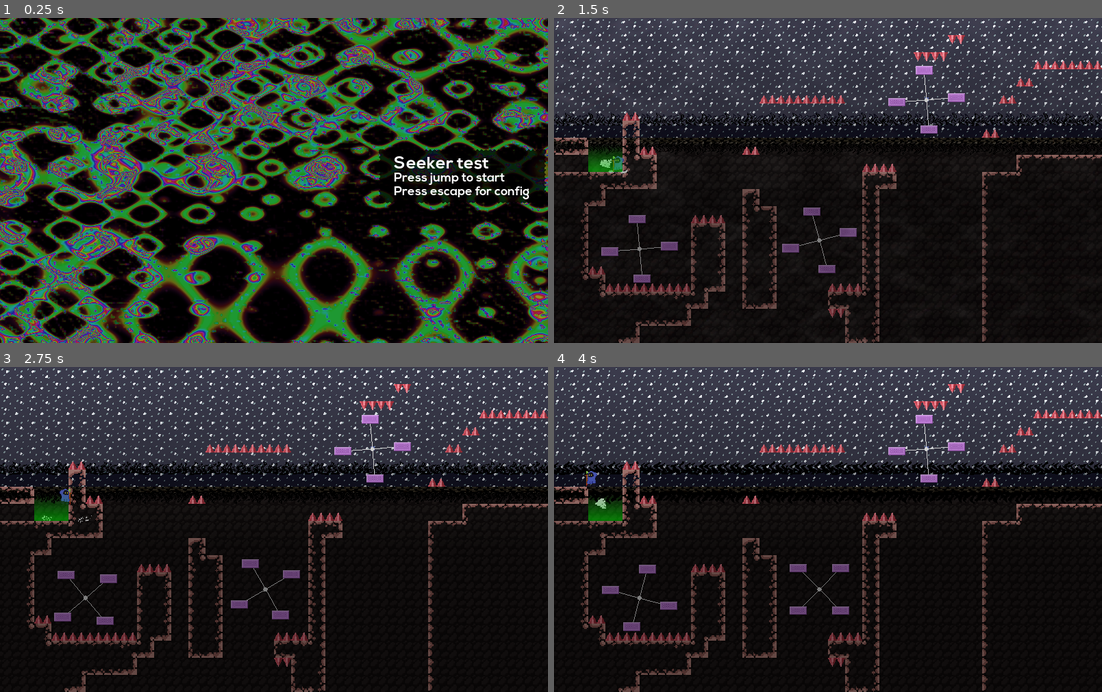
Above: before the commit, frames 1-4 (two rows, left to right).
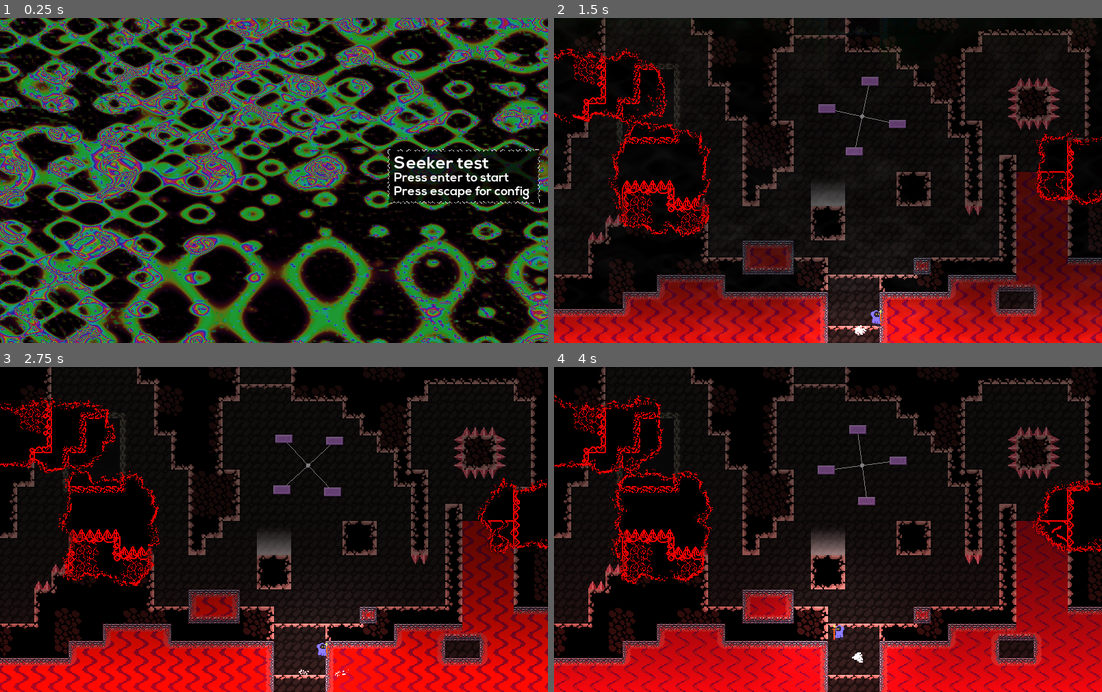
Above: after the commit, the same moments.

Repository: Synthasmagoria/Project-Seeker
Game: Godot game, scene res://ui/menu/menu.tscn
The game is run twice, just before and just after one commit, with the same random seed, the same clock (stepped at 60 frames per second) and the same inputs. Sound files missing from this copy of the repository are replaced by a short silence.
Inputs (mouse positions are in pixels of both pictures, inside the frame that each line leads up to):
- Up to frame 1 (0.25 s): no input
- Up to frame 2 (1.5 s): tap Enter (ui_accept) at 0.5 s; move the mouse to (948, 164) at 0.52 s; hold Right (right) 0.53-1.28 s; tap Shift (jump) at 0.6, 0.77, 1.07 s; click (948, 164) at 0.67 s; move the mouse to (718, 196) at 1.27 s; hold Down (down) from 1.28 s (still down); tap Z (attack) at 1.35 s
- Up to frame 3 (2.75 s): tap Shift (jump) at 1.52, 1.55, 1.82, 2.3 s; move the mouse to (328, 458) at 2.02 s; release Down (down) at 2.03 s; hold Right (right) from 2.03 s (still down); hold Ctrl (control) from 2.03 s (still down)
- Up to frame 4 (4 s): move the mouse to (800, 594) at 2.77 s; release Right (right) at 2.78 s; release Ctrl (control) at 2.78 s; hold Up (up) 2.78-3.53 s; click (800, 594) at 2.85 s; tap Shift (jump) at 3.02, 3.05, 3.32, 3.6, 3.77 s; move the mouse to (992, 578) at 3.52 s; hold Left (left) from 3.53 s (still down)

The runs differ from the first frame. In frame 1, 0.6% of the frame differs, in the area x 69-100%, y 40-58%; in frame 2, 62%; in frame 3, 63%; in frame 4, 64%, in the area x 0-100%, y 0-100%.

Commit message:
Added instruction to config menu

Diff:
--- a/project/levels/underground 2/part_3_start.tscn
+++ b/project/levels/underground 2/part_3_start.tscn
@@ -164,14 +164,17 @@
 shape = SubResource( 5 )
 
 [node name="CurseArea" parent="Middle" index="10" instance=ExtResource( 7 )]
+modulate = Color( 0.498039, 1, 0.831373, 0.5 )
 position = Vector2( 200, 296 )
 extents = Vector2( 64, 80 )
 
 [node name="CurseArea2" parent="Middle" index="11" instance=ExtResource( 7 )]
+modulate = Color( 0.498039, 1, 0.831373, 0.5 )
 position = Vector2( 88, 128 )
 extents = Vector2( 100, 40 )
 
 [node name="CurseArea3" parent="Middle" index="12" instance=ExtResource( 7 )]
+modulate = Color( 0.498039, 1, 0.831373, 0.5 )
 position = Vector2( 1024, 280 )
 extents = Vector2( 100, 40 )
 
--- a/project/ui/config/config.tscn
+++ b/project/ui/config/config.tscn
@@ -6,10 +6,52 @@
 [ext_resource path="res://ui/config/config_menu.gd" type="Script" id=4]
 [ext_resource path="res://ui/config/button.tscn" type="PackedScene" id=5]
 [ext_resource path="res://ui/menu/menu_nine_patch.png" type="Texture" id=6]
+[ext_resource path="res://ui/menu/moving_outline.gdshader" type="Shader" id=7]
+
+[sub_resource type="ShaderMaterial" id=2]
+shader = ExtResource( 7 )
+shader_param/outline_color = Color( 1, 1, 1, 1 )
+shader_param/modulate = Color( 0, 0, 0, 0.752941 )
 
 [sub_resource type="DynamicFont" id=1]
 size = 32
 font_data = ExtResource( 3 )
+
+[sub_resource type="DynamicFont" id=3]
+size = 24
+font_data = ExtResource( 3 )
+
+[sub_resource type="Animation" id=4]
+resource_name = "New Anim"
+length = 2.0
+loop = true
+tracks/0/type = "value"
+tracks/0/path = NodePath(".:visible")
+tracks/0/interp = 1
+tracks/0/loop_wrap = true
+tracks/0/imported = false
+tracks/0/enabled = true
+tracks/0/keys = {
+"times": PoolRealArray( 0, 1 ),
+"transitions": PoolRealArray( 1, 1 ),
+"update": 1,
+"values": [ true, false ]
+}
+
+[sub_resource type="Animation" id=5]
+length = 0.001
+tracks/0/type = "value"
+tracks/0/path = NodePath(".:visible")
+tracks/0/interp = 1
+tracks/0/loop_wrap = true
+tracks/0/imported = false
+tracks/0/enabled = true
+tracks/0/keys = {
+"times": PoolRealArray( 0 ),
+"transitions": PoolRealArray( 1 ),
+"update": 0,
+"values": [ true ]
+}
 
 [node name="Config" type="Control"]
 anchor_right = 1.0
@@ -20,10 +62,11 @@
 script = ExtResource( 4 )
 
 [node name="NinePatchRect" type="NinePatchRect" parent="."]
-modulate = Color( 0, 0, 0, 0.752941 )
+material = SubResource( 2 )
 anchor_right = 1.0
 anchor_bottom = 1.0
-margin_top = -16.0
+margin_top = -32.0
+margin_bottom = 67.0
 texture = ExtResource( 6 )
 patch_margin_left = 16
 patch_margin_top = 16
@@ -43,15 +86,45 @@
 align = 1
 valign = 1
 
+[node name="Info" type="Control" parent="."]
+anchor_left = 0.5
+anchor_top = 0.5
+anchor_right = 0.5
+anchor_bottom = 0.5
+margin_left = -192.0
+margin_top = -155.0
+margin_right = 192.0
+margin_bottom = -123.0
+theme = ExtResource( 1 )
+
+[node name="Action" type="Label" parent="Info"]
+anchor_top = 0.5
+anchor_bottom = 0.5
+margin_top = -12.0
+margin_right = 73.0
+margin_bottom = 12.0
+text = "Action"
+
+[node name="Control" type="Label" parent="Info"]
+anchor_left = 0.5
+anchor_top = 0.5
+anchor_right = 0.5
+anchor_bottom = 0.5
+margin_left = -41.5
+margin_top = -12.0
+margin_right = 41.5
+margin_bottom = 12.0
+text = "Mapping"
+
 [node name="Jump" parent="." instance=ExtResource( 2 )]
 anchor_left = 0.5
 anchor_top = 0.5
 anchor_right = 0.5
 anchor_bottom = 0.5
 margin_left = -192.0
-margin_top = -152.0
-margin_right = 192.0
-margin_bottom = -120.0
+margin_top = -104.0
+margin_right = 192.0
+margin_bottom = -72.0
 action = "jump"
 
 [node name="Up" parent="." instance=ExtResource( 2 )]
@@ -60,9 +133,9 @@
 anchor_right = 0.5
 anchor_bottom = 0.5
 margin_left = -192.0
-margin_top = -104.0
-margin_right = 192.0
-margin_bottom = -72.0
+margin_top = -56.0
+margin_right = 192.0
+margin_bottom = -24.0
 
 [node name="Down" parent="." instance=ExtResource( 2 )]
 anchor_left = 0.5
@@ -70,9 +143,9 @@
 anchor_right = 0.5
 anchor_bottom = 0.5
 margin_left = -192.0
-margin_top = -56.0
-margin_right = 192.0
-margin_bottom = -24.0
+margin_top = -8.0
+margin_right = 192.0
+margin_bottom = 24.0
 action = "down"
 
 [node name="Left" parent="." instance=ExtResource( 2 )]
@@ -81,9 +154,9 @@
 anchor_right = 0.5
 anchor_bottom = 0.5
 margin_left = -192.0
-margin_top = -8.0
-margin_right = 192.0
-margin_bottom = 24.0
+margin_top = 40.0
+margin_right = 192.0
+margin_bottom = 72.0
 action = "left"
 
 [node name="Right" parent="." instance=ExtResource( 2 )]
@@ -92,9 +165,9 @@
 anchor_right = 0.5
 anchor_bottom = 0.5
 margin_left = -192.0
-margin_top = 40.0
-margin_right = 192.0
-margin_bottom = 72.0
+margin_top = 88.0
+margin_right = 192.0
+margin_bottom = 120.0
 action = "right"
 
 [node name="Reload" parent="." instance=ExtResource( 2 )]
@@ -103,19 +176,40 @@
 anchor_right = 0.5
 anchor_bottom = 0.5
 margin_left = -192.0
-margin_top = 88.0
-margin_right = 192.0
-margin_bottom = 120.0
+margin_top = 136.0
+margin_right = 192.0
+margin_bottom = 168.0
 action = "reload"
 
 [node name="Reset" parent="." instance=ExtResource( 5 )]
 margin_left = -297.0
-margin_top = 136.0
+margin_top = 184.0
 margin_right = -208.0
-margin_bottom = 166.0
+margin_bottom = 214.0
 
 [node name="Label" parent="Reset" index="0"]
 text = "Reset"
+
+[node name="Separator" type="ColorRect" parent="."]
+margin_left = 31.0
+margin_top = 81.0
+margin_right = 479.0
+margin_bottom = 83.0
+
+[node name="Instruction" type="RichTextLabel" parent="."]
+anchor_right = 1.0
+anchor_bottom = 1.0
+margin_left = 173.0
+margin_top = 432.0
+margin_right = -8.0
+margin_bottom = 60.0
+custom_fonts/normal_font = SubResource( 3 )
+text = "Press escape for main menu"
+
+[node name="AnimationPlayer" type="AnimationPlayer" parent="Instruction"]
+autoplay = "New Anim"
+"anims/New Anim" = SubResource( 4 )
+anims/RESET = SubResource( 5 )
 
 [connection signal="remap_requested" from="Jump" to="." method="_on_remap_requested"]
 [connection signal="remap_requested" from="Up" to="." method="_on_remap_requested"]
--- a/project/ui/menu/menu.tscn
+++ b/project/ui/menu/menu.tscn
@@ -16,6 +16,7 @@
 [ext_resource path="res://ui/config/remapper.tscn" type="PackedScene" id=14]
 [ext_resource path="res://ui/menu/shader.gd" type="Script" id=15]
 [ext_resource path="res://ui/menu/menu_nine_patch.png" type="Texture" id=16]
+[ext_resource path="res://ui/menu/moving_outline.gdshader" type="Shader" id=17]
 
 [sub_resource type="ShaderMaterial" id=9]
 shader = ExtResource( 9 )
@@ -64,6 +65,11 @@
 shader = SubResource( 6 )
 shader_param/color_range_min = 0.797
 shader_param/color_range_max = 1.361
+
+[sub_resource type="ShaderMaterial" id=14]
+shader = ExtResource( 17 )
+shader_param/outline_color = Color( 1, 1, 1, 1 )
+shader_param/modulate = Color( 0, 0, 0, 0.752941 )
 
 [sub_resource type="DynamicFont" id=8]
 size = 32
@@ -194,10 +200,10 @@
 margin_bottom = 608.0
 
 [node name="NinePatchRect" type="NinePatchRect" parent="Menu/TitleMenu"]
-modulate = Color( 0, 0, 0, 0.752941 )
-margin_left = 704.0
+material = SubResource( 14 )
+margin_left = 720.0
 margin_top = 240.0
-margin_right = 1024.0
+margin_right = 1013.0
 margin_bottom = 352.0
 texture = ExtResource( 16 )
 patch_margin_left = 16
@@ -226,7 +232,7 @@
 margin_right = 736.0
 margin_bottom = 288.0
 custom_fonts/normal_font = SubResource( 10 )
-text = "Press jump to start
+text = "Press enter to start
 Press escape for config"
 
 [node name="AnimationPlayer" type="AnimationPlayer" parent="Menu/TitleMenu/Instruction"]
--- /dev/null
+++ b/project/ui/menu/moving_outline.gdshader
@@ -0,0 +1,26 @@
+shader_type canvas_item;
+
+uniform vec4 outline_color : hint_color;
+uniform vec4 modulate : hint_color;
+
+float cartesian_to_angle(vec2 st)
+{
+	return atan(st.y, st.x);
+}
+
+void fragment()
+{
+	vec4 up = texture(TEXTURE, UV + vec2(0.0, -TEXTURE_PIXEL_SIZE.y));
+	vec4 left = texture(TEXTURE, UV + vec2(-TEXTURE_PIXEL_SIZE.x, 0.0));
+	vec4 down = texture(TEXTURE, UV + vec2(0.0, TEXTURE_PIXEL_SIZE.y));
+	vec4 right = texture(TEXTURE, UV + vec2(TEXTURE_PIXEL_SIZE.x, 0.0));
+	vec4 pixel = texture(TEXTURE, UV);
+
+	float a = float(up.a < pixel.a) + float(left.a < pixel.a) + float(down.a < pixel.a) + float(right.a < pixel.a);
+	a = min(a, 1.0);
+
+	float ang = cartesian_to_angle(UV - 0.5);
+	float yes = step(mod(ang + TIME, 1.5), 1.0);
+
+	COLOR = pixel * modulate * (1.0 - a) + a * outline_color * yes;
+}
Not shown, changed: project/save.dat
Not shown: 1 places in project/ui/config/config.tscn that only renumber resources
Not shown: 1 places in project/ui/menu/menu.tscn that only renumber resources
Binary file added: project/ui/menu/menu_nine_patch_flat.png
Not shown, added: project/ui/menu/menu_nine_patch_flat.png.import
